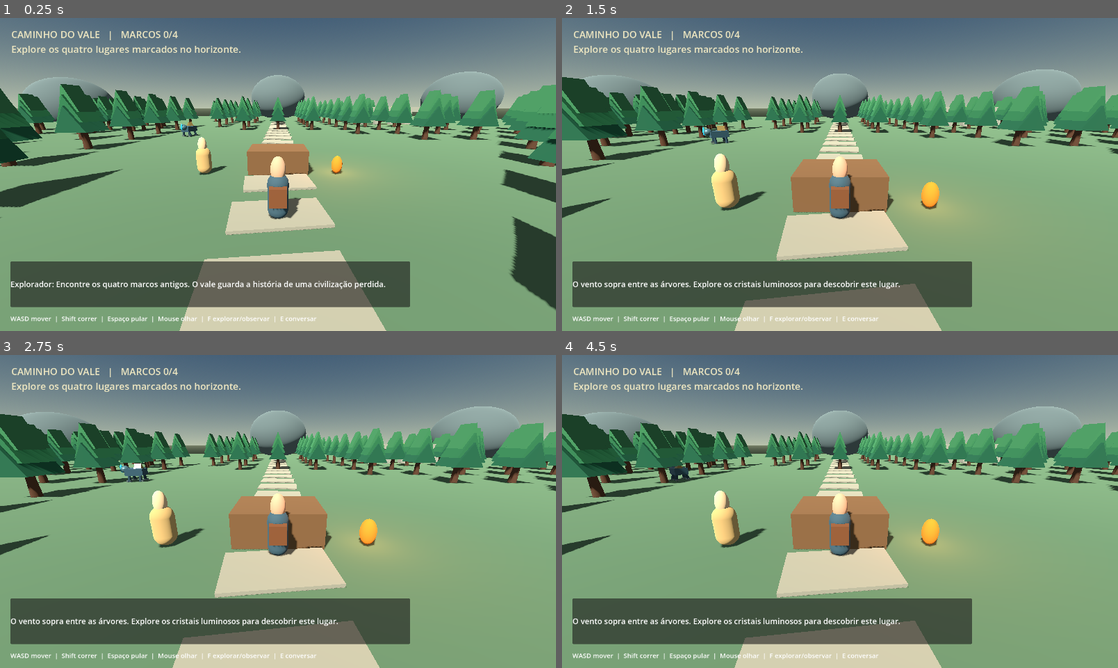
Above: before the commit, frames 1-4 (two rows, left to right).
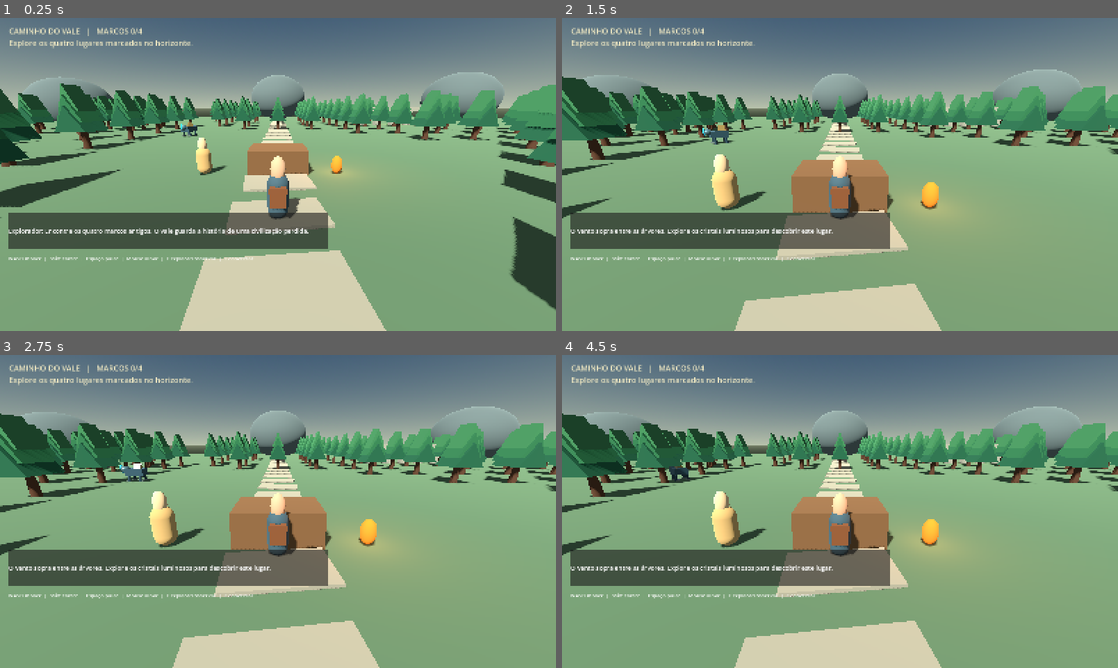
Above: after the commit, the same moments.

Repository: tarachukalucas-cyber/joguinho-de-samurai-top-de-pc
Game: Godot game, scene res://scenes/main.tscn
The game is run twice, just before and just after one commit, with the same random seed, the same clock (stepped at 60 frames per second) and the same inputs.
Inputs (mouse positions are in pixels of both pictures, inside the frame that each line leads up to):
- Up to frame 1 (0.25 s): no input
- Up to frame 2 (1.5 s): tap Enter at 0.5 s; move the mouse to (867, 174) at 0.52 s; hold W (move_forward) from 0.53 s (still down); tap F (explore) at 0.6 s; tap Space (jump) at 0.77 s; move the mouse to (812, 174) at 1.27 s; tap E (interact) at 1.35 s
- Up to frame 3 (2.75 s): keep holding W (move_forward); tap Space (jump) at 1.52 s; move the mouse to (289, 505) at 2.02 s; hold Shift (sprint) from 2.03 s (still down)
- Up to frame 4 (4.5 s): keep holding W (move_forward); move the mouse to (834, 517) at 2.77 s; release Shift (sprint) at 2.78 s; tap F (explore) at 2.85 s; tap Space (jump) at 3.02, 3.77 s; move the mouse to (878, 514) at 3.52 s; tap E (interact) at 3.6 s; move the mouse to (795, 508) at 4.27 s; tap Shift (sprint) at 4.35 s

The runs differ from the first frame. In frame 1, 21% of the frame differs, in the area x 0-100%, y 3-100%; in frame 2, 21%; in frame 3, 21%; in frame 4, 21%.

Commit message:
Muda renderização para Forward+ e apresentação realista

Diff:
--- a/project.godot
+++ b/project.godot
@@ -3,13 +3,15 @@
 [application]
 config/name="Caminhos do Vale"
 run/main_scene="res://scenes/main.tscn"
-config/features=PackedStringArray("4.7", "GL Compatibility")
+config/features=PackedStringArray("4.7", "Forward Plus")
 
 [display]
-window/size/viewport_width=1280
-window/size/viewport_height=720
+window/size/viewport_width=1600
+window/size/viewport_height=900
+window/stretch/mode="canvas_items"
 
 [rendering]
-renderer/rendering_method="gl_compatibility"
-renderer/rendering_method.mobile="gl_compatibility"
-renderer/environment/defaults/default_clear_color=Color(0.16, 0.22, 0.24, 1)
+renderer/rendering_method="forward_plus"
+renderer/rendering_method.mobile="mobile"
+textures/default_filters/use_nearest_mipmap_filter=false
+environment/defaults/default_clear_color=Color(0.20, 0.27, 0.30, 1)
